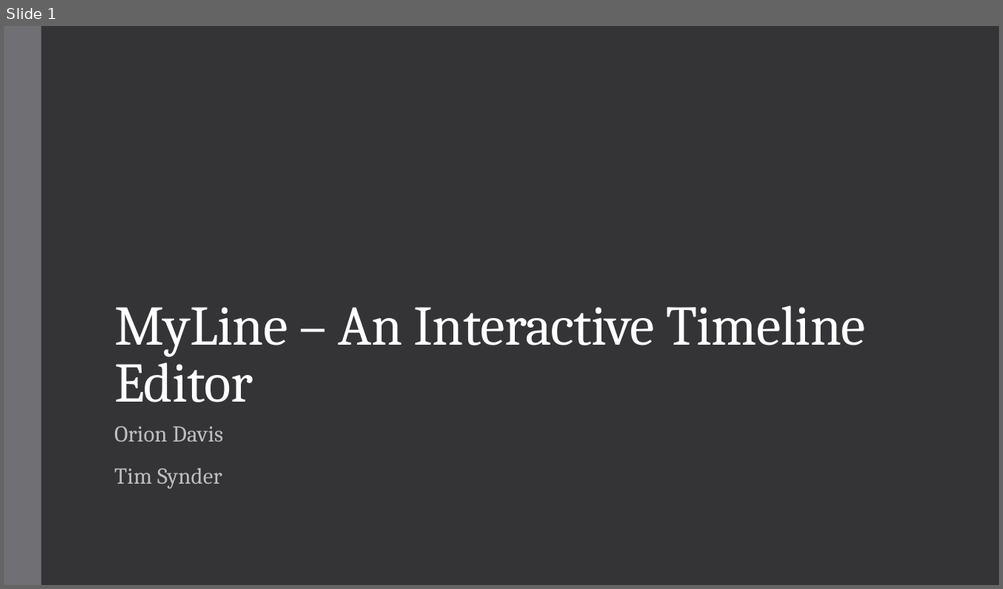
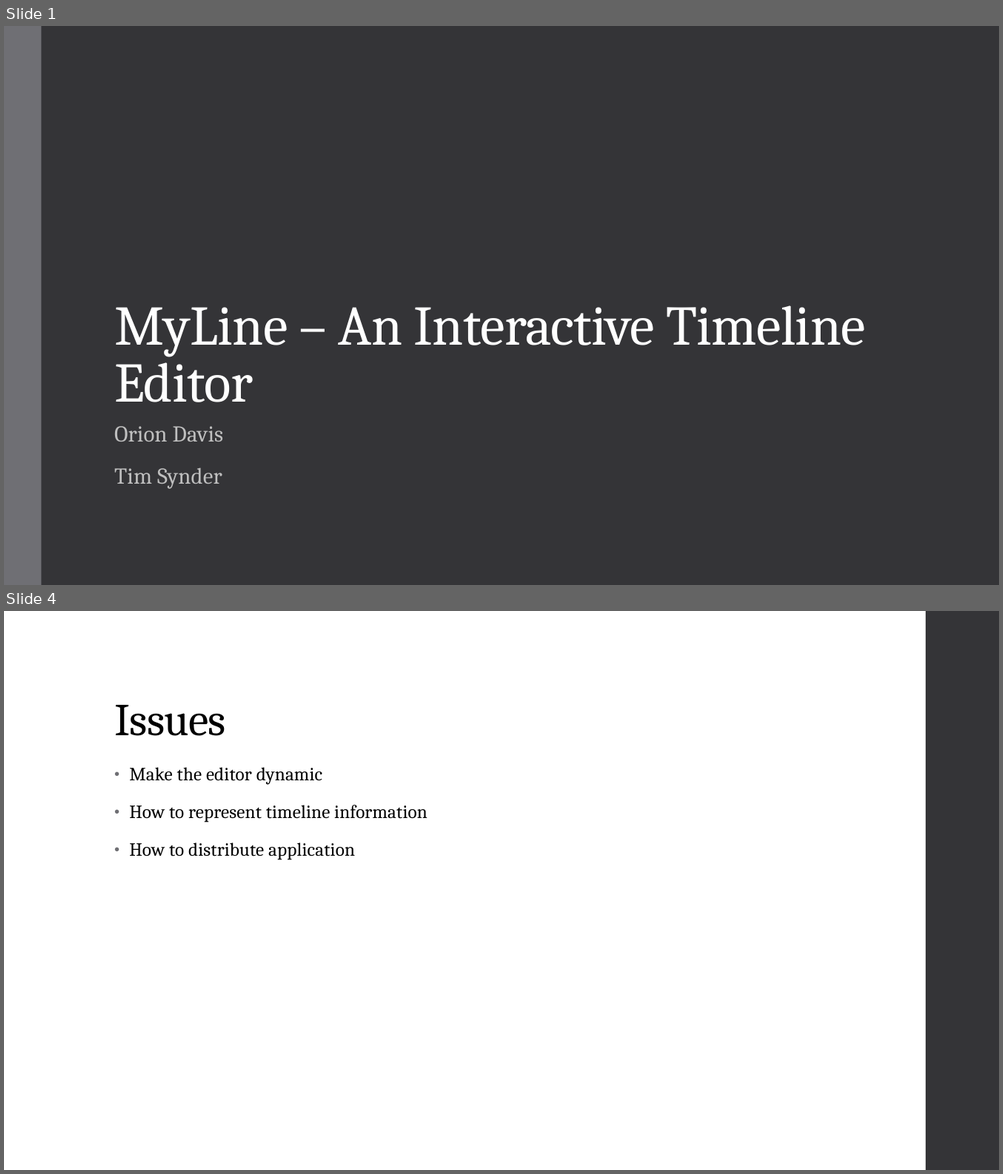
Before and after one commit to ord4/isp-term-project, a slide deck: docs/MyLine.ppt.pptx. Shown one above the other, each under a label of ours: slide 1 before the commit, slides 1 and 4 after it; the slides between them are not shown. The pictures are 1003x589 and 1003x1174 pixels, drawn with LibreOffice and Linux fonts; fonts in the diff are those of the drawing. Boxes give left, top, right and bottom in pixels: in the first picture for what was removed or moved away, otherwise in the second. Text is boxed around its words. In the diff, an @@ line names an element or a change of style, - is before the commit and + after.

```diff
--- a/docs/MyLine.ppt.pptx
+++ b/docs/MyLine.ppt.pptx
@@ slide 4 added at <box>4,611,999,1170</box>, background #FFFFFF @@
@@ rectangle added at <box>925,611,999,1170</box>, fill #353537 @@
@@ title added at <box>114,705,226,736</box>, 44 pt, text #000000 @@
+Issues
@@ text added at <box>129,767,427,860</box>, 18 pt, text #000000 @@
+• Make the editor dynamic
+• How to represent timeline information
+• How to distribute application
```
Also in this commit, not shown: 3 other slides added.
